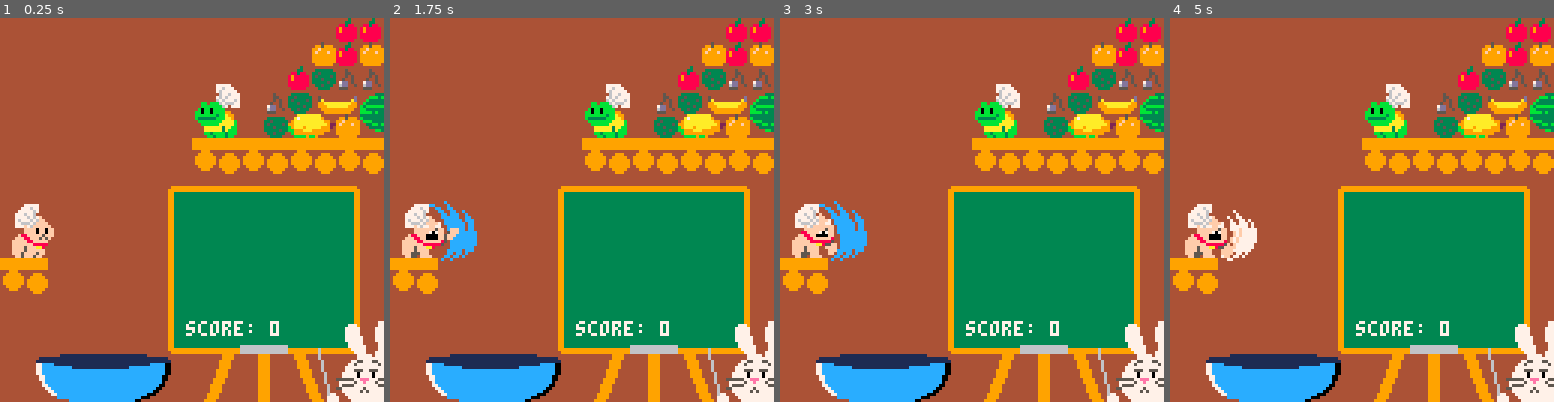
Above: before the commit, frames 1-4 (left to right).
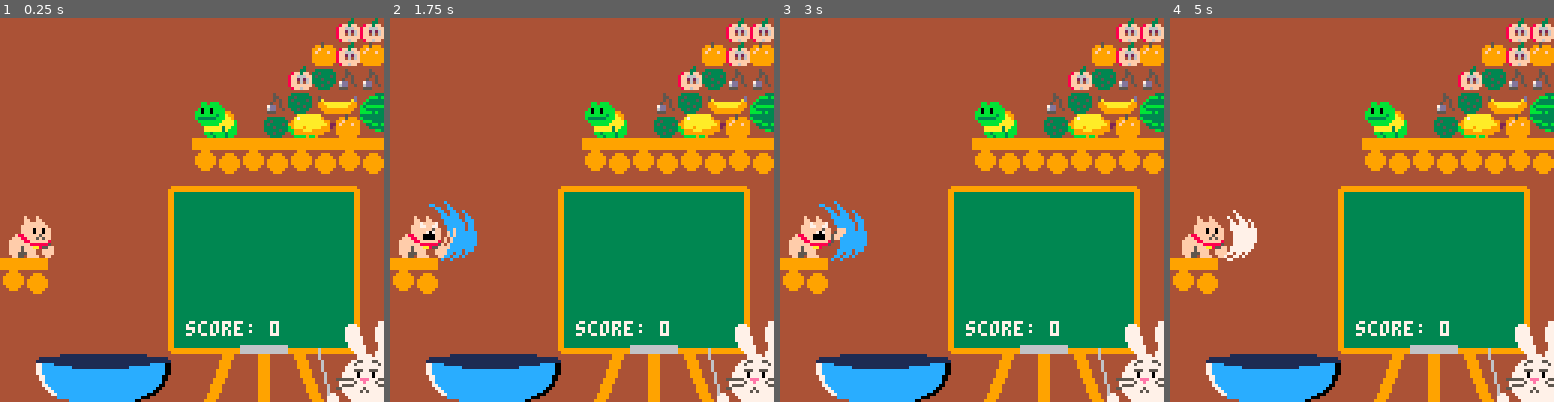
Above: after the commit, the same moments.

Repository: 7thbeatgames/chikis-chefs
Game: PICO-8 cartridge chikischefs.p8
Two runs of this game, one before a commit and one after it. Both use one fixed random seed, a clock stepped at 60 frames per second and the inputs below.
Inputs:
- Up to frame 1 (0.25 s): no input
- Up to frame 2 (1.75 s): tap X (X key) at 0.33, 1.07 s; tap O (Z key) at 0.7, 1.7 s; hold Right from 1.6 s (still down)
- Up to frame 3 (3 s): tap X (X key) at 1.85, 2.97 s; release Right at 2.1 s; tap O (Z key) at 2.1, 2.5, 2.9 s; hold Up 2.15-2.42 s; hold Right from 2.47 s (still down)
- Up to frame 4 (5 s): release Right at 3.03 s; hold Left 3.08-3.58 s; tap O (Z key) every 0.4 s from 3.3 to 4.9 s; hold Down 3.63-3.97 s; hold Right 4.02-4.68 s; tap X (X key) at 4.08 s; hold Up from 4.73 s (still down)

The runs differ from the first frame. In frame 1, 2.1% of the frame differs, in the area x 2-100%, y 0-63%; in frame 2, 2.2%; in frame 3, 2.3%; in frame 4, 2.2%.

Commit message:
new wins sprites and anims, ending wip

Diff:
--- a/chikischefs.p8
+++ b/chikischefs.p8
@@ -242,7 +242,7 @@
 
 	if tcatanim >= 0 then
 		tcatanim += dt * 30
-		if tcatanim > 4 then tcatanim = -1 end
+		if tcatanim > 3 then tcatanim = -1 end
 	end
 
 	-- update fruits position on conveyor belt
@@ -369,7 +369,7 @@
 	-- scratch
 	if tscratch >= 0 then
 		sprnum = flr(tscratch)
-		sprind = 149 + sprnum * 2
+		sprind = 154 + sprnum * 2
 		xscratch = 13 + (closestfruit - 1) * bubbles_xoffset
 		spr(sprind, xscratch, 58, 2, 3)
 	end
@@ -380,11 +380,12 @@
 	ycat = 64
 	if tcatanim >= 0 then
 		sprnum = flr(tcatanim)
-		sprind = 112 + sprnum * 3
+		sprind = 114 + sprnum * 3
 		xcat = xcat + sprnum / 1.5
 		spr(sprind, xcat, ycat, 3, 2)
 	else
-		spr(32, xcat, ycat, 2, 2)
+		sprcat = headbob and 120 or 112
+		spr(sprcat, xcat, ycat, 2, 2)
 	end
 	altrender(false)
 
@@ -402,7 +403,12 @@
 			end
 		end
 	end
-	sprfrog = openmouth == true and 146 or 144
+	sprfrog = 146
+	if openmouth then
+		sprfrog = 148
+	elseif headbob then
+		sprfrog = 144
+	end
 	spr(sprfrog, 8 * 8, 3 * 8, 2, 2)
 	altrender(false)
 
@@ -528,10 +534,12 @@
 	s = {
 		x = f.x - 4 + rnd(4),
 		y = f.y,
-		sprite = f.data.slicedsprite
+		sprite = f.data.slicesprite,
+		w = f.data.slicesize.x,
+		h = f.data.slicesize.y
 	}
 	add(slices, s)
-	--printh("spr " .. f.data.slicedsprite)
+	--printh("spr " .. f.data.slicesprite)
 	--printh("adding new slice -> " .. f.data.name .. " at " .. f.x .. ", " .. f.y)
 end
 
@@ -545,7 +553,7 @@
 function drawslices()
 	for i = 1, #slices do
 		s = slices[i]
-		spr(s.sprite, s.x - 4, s.y - 4)
+		spr(s.sprite, s.x - 4, s.y - 4, s.w, s.h)
 		--printh("drawing -> "  .. s.sprite .. " at " .. s.x .. ", " .. s.y)
 	end
 end
@@ -645,7 +653,7 @@
 
 			-- bubble
 
-			tilesize = data.size.x == 1 and 2 or 3
+			tilesize = max(data.size.x, data.size.y) == 1 and 2 or 3
 
 
 			if f.pstart < 1 then
@@ -1112,8 +1120,9 @@
 		name = "egg",
 		syllables = {"egg"},
 		size = {x = 1, y = 1},
+		slicesize = {x = 1, y = 1},
 		sprite = 1,
-		slicedsprite = 1,
+		slicesprite = 1,
 		bottom = 0,
 		notes = {1},
 		maincolor = 15
@@ -1122,8 +1131,9 @@
 		name = "grape",
 		syllables = {"grape"},
 		size = {x = 1, y = 1},
+		slicesize = {x = 1, y = 1},
 		sprite = 6,
-		slicedsprite = 22,
+		slicesprite = 22,
 		bottom = 0,
 		notes = {1},
 		maincolor = 13
@@ -1132,8 +1142,9 @@
 		name = "apple",
 		syllables = {"ap", "ple"},
 		size = {x = 1, y = 1},
-		sprite = 11,
-		slicedsprite = 86,
+		slicesize = {x = 1, y = 1},
+		sprite = 1,
+		slicesprite = 27,
 		bottom = 0,
 		notes = {1,3},
 		maincolor = 8
@@ -1142,8 +1153,9 @@
 		name = "orange",
 		syllables = {"o", "range"},
 		size = {x = 1, y = 1},
+		slicesize = {x = 1, y = 1},
 		sprite = 59,
-		slicedsprite = 74,
+		slicesprite = 74,
 		bottom = 0,
 		notes = {1,2},
 		maincolor = 9
@@ -1152,8 +1164,9 @@
 		name = "banana",
 		syllables = {"ba", "na", "na"},
 		size = {x = 2, y = 1},
+		slicesize = {x = 2, y = 1},
 		sprite = 16,
-		slicedsprite = 47,
+		slicesprite = 64,
 		bottom = 0,
 		notes = {0,1,3},
 		maincolor = 10
@@ -1162,8 +1175,9 @@
 		name = "papaya",
 		syllables = {"pa", "pa", "ya"},
 		size = {x = 2, y = 1},
+		slicesize = {x = 2, y = 1},
 		sprite = 7,
-		slicedsprite = 25,
+		slicesprite = 25,
 		bottom = 0,
 		notes = {0,1,3},
 		maincolor = 7
@@ -1171,9 +1185,10 @@
 	coconut = {
 		name = "coconut",
 		syllables = {"co", "co", "nut"},
-		size = {x = 2, y = 1},
-		sprite = 7,
-		slicedsprite = 25,
+		size = {x = 2, y = 2},
+		slicesize = {x = 2, y = 1},
+		sprite = 237,
+		slicesprite = 221,
 		bottom = 0,
 		notes = {0,2,3},
 		maincolor = 7
@@ -1182,8 +1197,9 @@
 		name = "watermelon",
 		syllables = {"wa", "ter", "me", "lon"},
 		size = {x = 2, y = 2},
+		slicesize = {x = 2, y = 1},
 		sprite = 4,
-		slicedsprite = 58,
+		slicesprite = 58,
 		bottom = 2,
 		notes = {1,2,3,4},
 		maincolor = 3
@@ -1192,8 +1208,9 @@
 		name = "chirimoya",
 		syllables = {"chi", "ri", "mo", "ya"},
 		size = {x = 1, y = 1},
+		slicesize = {x = 1, y = 1},
 		sprite = 23,
-		slicedsprite = 24,
+		slicesprite = 24,
 		bottom = 0,
 		notes = {1,2,3,4},
 		maincolor = 3
@@ -1201,9 +1218,10 @@
 	pineapple = {
 		name = "pineapple",
 		syllables = {"pine", "ap", "ple"},
-		size = {x = 1, y = 1},
-		sprite = 23, --todo
-		slicedsprite = 24, --todo
+		size = {x = 1, y = 2},
+		slicesize = {x = 1, y = 1},
+		sprite = 235,
+		slicesprite = 252,
 		bottom = 0,
 		notes = {1,3,4},
 		maincolor = 3
@@ -1212,8 +1230,9 @@
 		name = "rest",
 		syllables = {".."},
 		size = {x = 1, y = 1},
+		slicesize = {x = 1, y = 1},
 		sprite = 23, --todo
-		slicedsprite = 23, --todo
+		slicesprite = 23, --todo
 		bottom = 0,
 		notes = {},
 		maincolor = 0
--- /dev/null
+++ b/ending.p8
@@ -0,0 +1,217 @@
+pico-8 cartridge // http://www.pico-8.com
+version 34
+__lua__
+
+
+function _update60()
+
+end
+
+function _draw()
+
+	cls(4)
+	tick = stat(50)
+	printh(tick)
+	headbob = time() * 1.5 % 1 < 0.25
+
+	--print("file 1")
+	--str = stat(6)
+	--print("param -> " .. str)
+
+	-- floor
+	rectfill(0,64,128, 128, 2)
+	fillp(0b0101101001011010.1)
+	rectfill(0,64,128, 128, 1)
+	fillp()
+
+	-- cake base
+	wbase = 7 * 8 + 2
+	hbase = 2 * 8
+	xbase = 61 - wbase / 2
+	ybase = 77 - hbase / 2
+	ovalfill(xbase, ybase, xbase + wbase, ybase + hbase, 1)
+
+	-- cake
+	spr(136, 30, 45, 8, 6)
+
+	-- candles
+	xcandles = {60, 70, 50, 45, 58}
+	ycandles = {40, 45, 43, 43, 44}
+
+	for i = 1, #xcandles do
+		xcandle = xcandles[i]
+		ycandle = ycandles[i]
+		spr(64 + time() * 4 % 4, xcandle,ycandle,1,2)
+	end
+
+
+
+	-- text
+	print("happy birthday david!\n thanks for playing", 21, 25, 7)
+
+	yoffset = 10
+
+	-- cat
+	altrender(true)
+	sprcat = headbob and 230 or 228
+	spr(sprcat, 15, 60 + yoffset, 2, 2)
+	altrender(false)
+
+	-- frog
+	altrender(true)
+	sprrabbit = headbob and 224 or 226
+	spr(sprrabbit, 10, 85 + yoffset, 2, 2)
+	altrender(false)
+
+	-- rabbit
+	altrender(true)
+	sprfrog = headbob and 192 or 194
+	spr(sprfrog, 30, 75 + yoffset, 2, 2, true)
+	altrender(false)
+
+	-- chiki
+	altrender(true)
+	sprchiki = headbob and 160 or 162
+	spr(sprchiki, 85, 75 + yoffset, 2, 2, true)
+	altrender(false)
+end
+
+function altrender(set)
+	palt(2, set)
+	palt(0, not set)
+end
+…(135 lines of a section not shown)…
Not shown, changed: 100 lines of the sprite sheet (__gfx__) section of chikischefs.p8
Not shown, changed: 133 lines of the sprite sheet (__gfx__) section of ending.p8
Not shown, changed: the music (__music__) section of ending.p8
Not shown, changed: the sound effects (__sfx__) section of ending.p8
